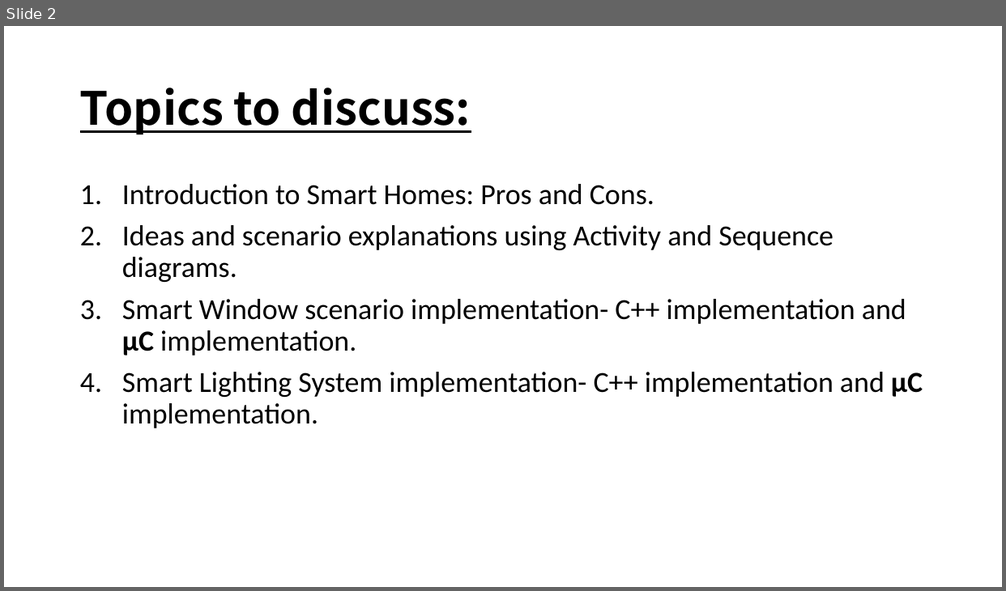
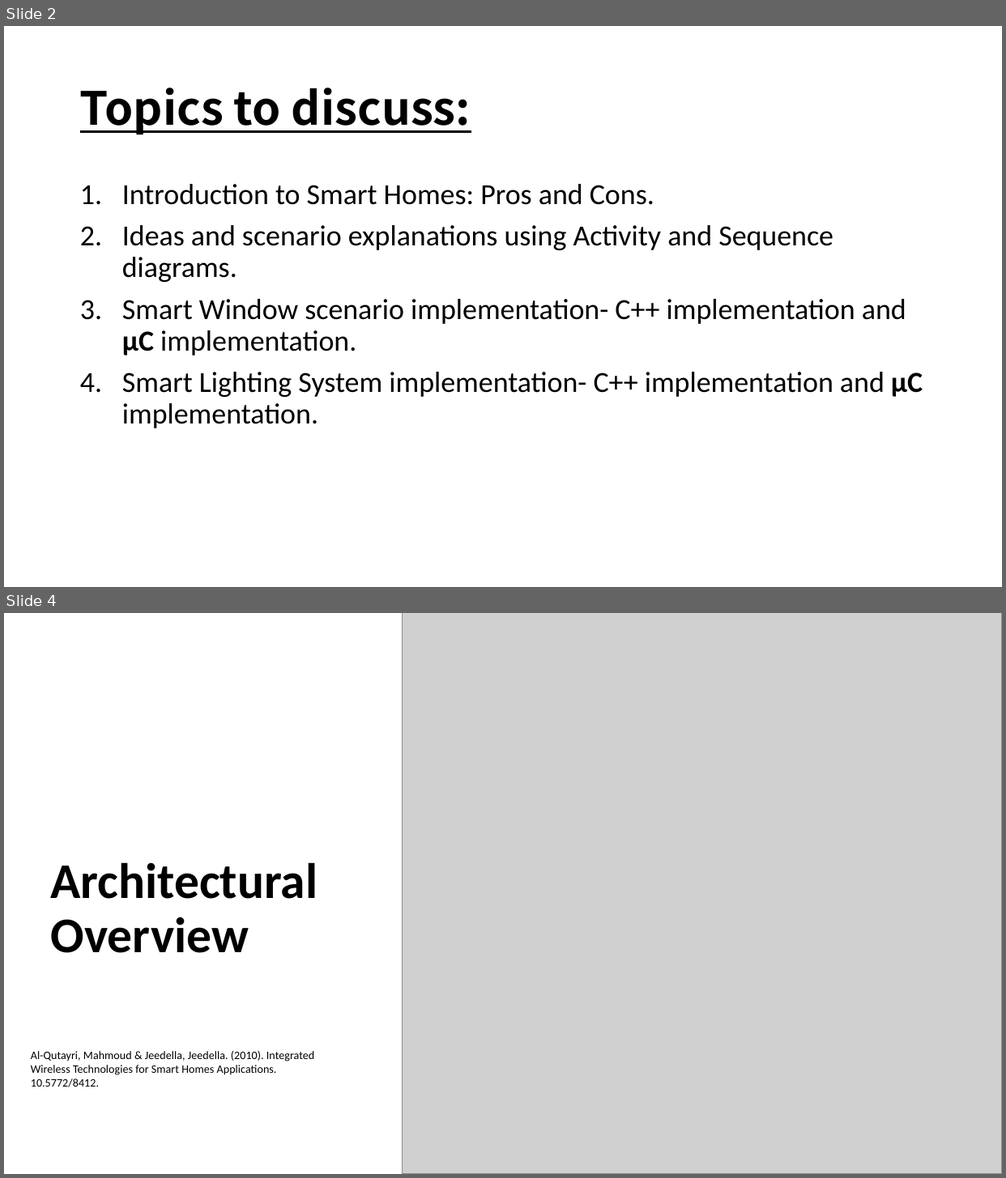
Before and after one commit to Asm-Nurussafa/Micro-Controller-group-project, a slide deck: Final presentation/Smart Home system.pptx. Shown one above the other, each under a label of ours: slide 2 before the commit, slides 2 and 4 after it; the slides between them are not shown. The pictures are 1006x591 and 1006x1178 pixels, drawn with LibreOffice and Linux fonts; fonts in the diff are those of the drawing; grey boxes stand for pictures. Boxes give left, top, right and bottom in pixels: in the first picture for what was removed or moved away, otherwise in the second. Text is boxed around its words. In the diff, an @@ line names an element or a change of style, - is before the commit and + after.

```diff
--- a/Final presentation/Smart Home system.pptx
+++ b/Final presentation/Smart Home system.pptx
@@ slide 4 added at (4, 613, 1002, 1174), background #FFFFFF @@
@@ picture added at (403, 613, 1002, 1174) @@
@@ text added at (51, 862, 318, 953), 48 pt, text #000000, bold @@
+Architectural Overview
@@ text added at (31, 1051, 314, 1088), 11 pt, text #000000 @@
+Al-Qutayri, Mahmoud & Jeedella, Jeedella. (2010). Integrated Wireless Technologies for Smart Homes Applications. 10.5772/8412.
```
Also in this commit, not shown: 1 slide changed, 9 other slides added, 37 other files.
